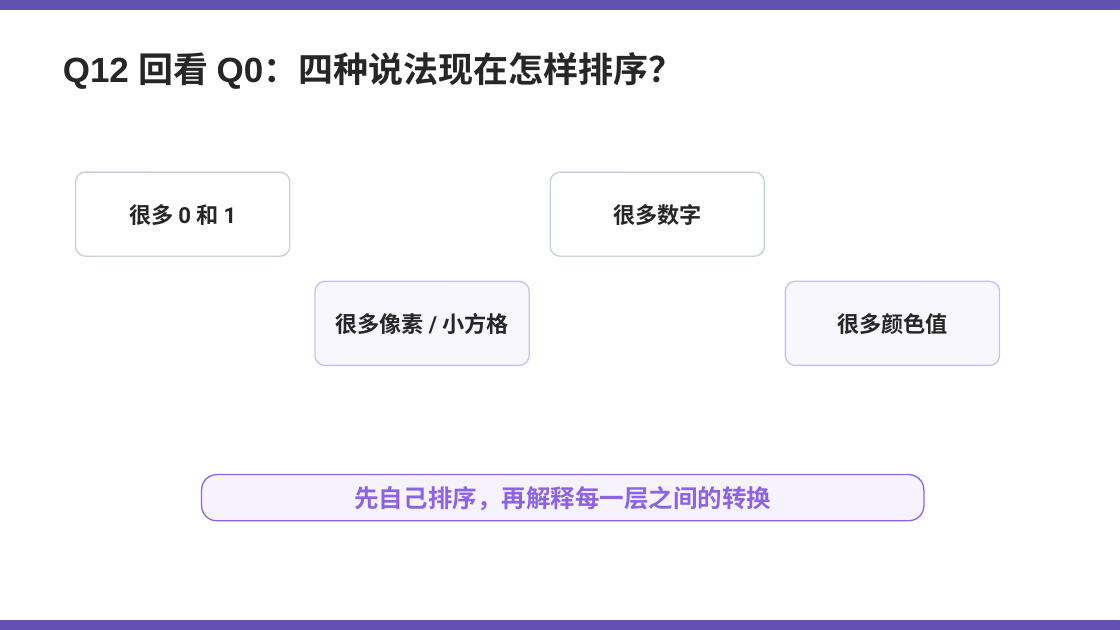
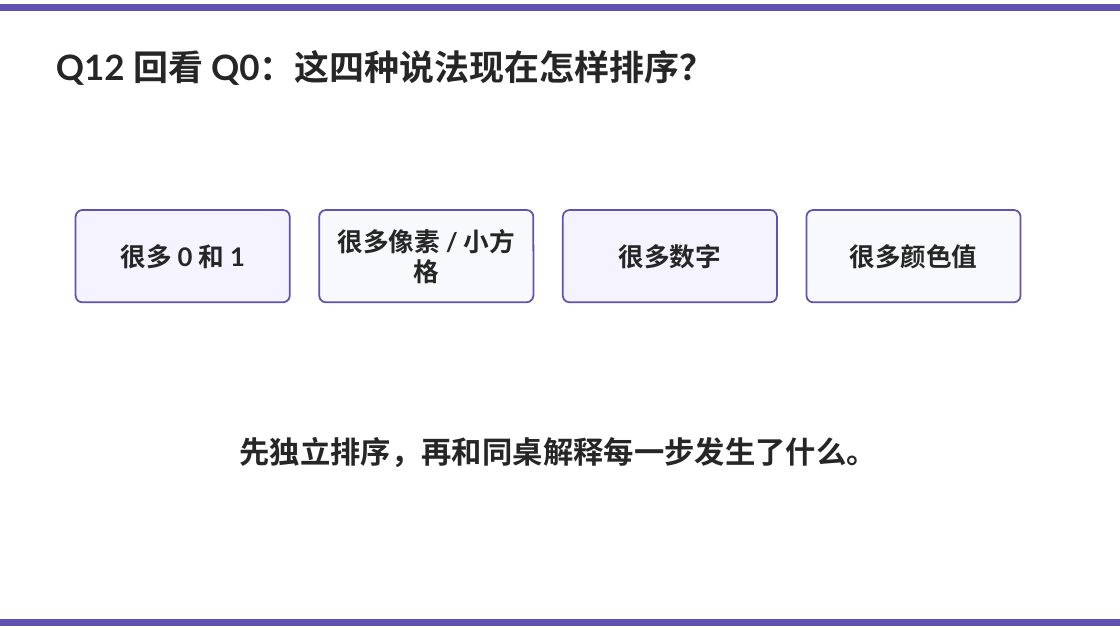
Before and after one commit to Kunonepeng/shtick, a slide deck: slide 25 of 1-2-encoding/1-2-3-image-encoding/image-encoding-v1.pptx (slide 23 before the commit). Drawn at 1120x630 pixels with LibreOffice and Linux fonts; fonts in the diff are those of the drawing. Boxes give left, top, right and bottom in pixels: in the first picture for what was removed or moved away, otherwise in the second. Text is boxed around its words. In the diff, an @@ line names an element or a change of style, - is before the commit and + after.

```diff
--- a/1-2-encoding/1-2-3-image-encoding/image-encoding-v1.pptx
+++ b/1-2-encoding/1-2-3-image-encoding/image-encoding-v1.pptx
@@ rectangle: place and size @@
-rectangle at (0,0,1120,9)
+rectangle at (0,4,1120,11)
@@ text at (56,50,714,85): text changed; font Arial to Lato @@
-Q12 回看 Q0：四种说法现在怎样排序？
+Q12 回看 Q0：这四种说法现在怎样排序？
@@ rounded rectangle: place and size @@
-rounded rectangle at (76,172,290,256)
+rounded rectangle at (76,210,290,302)
@@ rounded rectangle at (76,210,290,302): fill #FFFFFF to #F5F3FF; outline #C7CEDD 1.1 pt to #6251B1 1.5 pt; proportions changed @@
@@ text "很多 0 和 1": place and size @@
-text "很多 0 和 1" at (129,204,237,225)
+text "很多 0 和 1" at (120,244,245,269)
@@ rounded rectangle: place and size @@
-rounded rectangle at (315,281,529,365)
+rounded rectangle at (319,210,534,302)
@@ rounded rectangle at (319,210,534,302): fill #F8F7FD to #F8F9FC; outline #C9BFF0 1.1 pt to #6251B1 1.5 pt; proportions changed @@
@@ text "很多像素 / 小方格": place and size @@
-text "很多像素 / 小方格" at (335,313,509,334)
+text "很多像素 / 小方格" at (337,229,515,284)
@@ rounded rectangle at (563,210,777,302): fill #FFFFFF to #F5F3FF; outline #C7CEDD 1.1 pt to #6251B1 1.5 pt; proportions changed @@
@@ rounded rectangle: place and size @@
-rounded rectangle at (550,172,765,256)
+rounded rectangle at (563,210,777,302)
@@ text "很多数字": place and size @@
-text "很多数字" at (613,204,701,225)
+text "很多数字" at (619,244,722,269)
@@ rounded rectangle at (807,210,1021,302): fill #F8F7FD to #F8F9FC; outline #C9BFF0 1.1 pt to #6251B1 1.5 pt; proportions changed @@
@@ rounded rectangle: place and size @@
-rounded rectangle at (786,281,1000,365)
+rounded rectangle at (807,210,1021,302)
@@ size 19 to 22 pt, font Roboto to Lato in 4 elements at (120,244,245,269), (619,244,722,269), (337,229,515,284), (849,244,977,269) @@
@@ text "很多颜色值": place and size @@
-text "很多颜色值" at (837,313,948,334)
+text "很多颜色值" at (849,244,977,269)
@@ text at (240,437,877,467): text changed; size 21 to 26 pt; font Roboto to Lato; text colour #8C64E1 to #262626 @@
-先自己排序，再解释每一层之间的转换
+先独立排序，再和同桌解释每一步发生了什么。
@@ rounded rectangle removed at (202,475,924,521) @@
@@ rectangle: place and size @@
-rectangle at (0,621,1120,630)
+rectangle at (0,619,1120,626)
```
Also in this commit, not shown: 22 other slides changed, 3 slides added, 1 slide removed, 8 other files.
